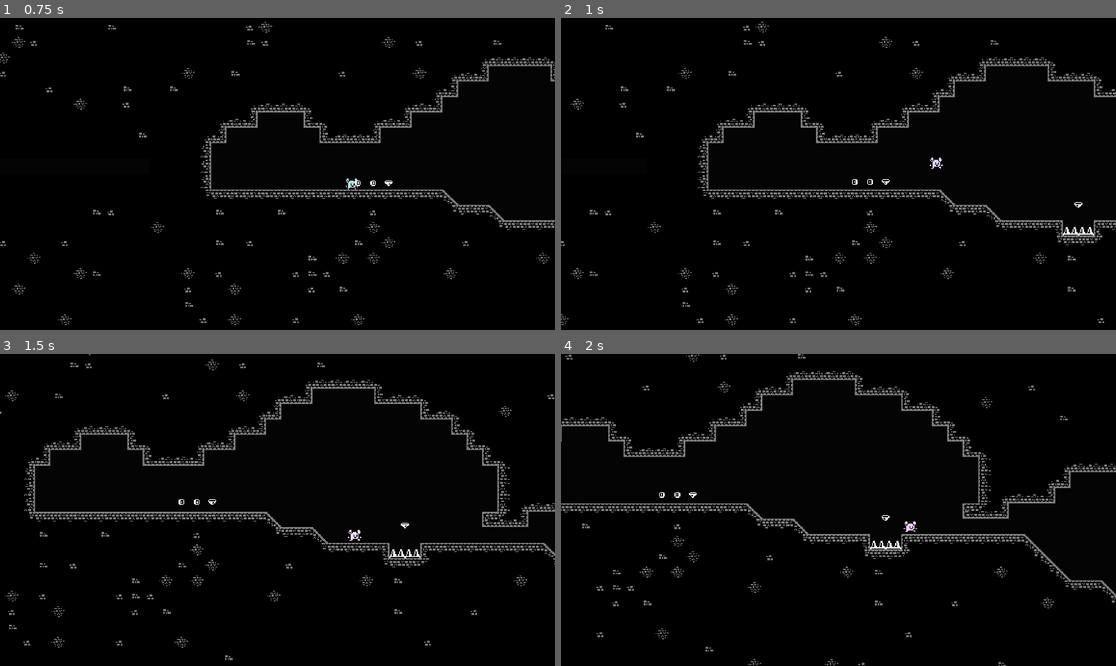
Above: before the commit, frames 1-4 (two rows, left to right).
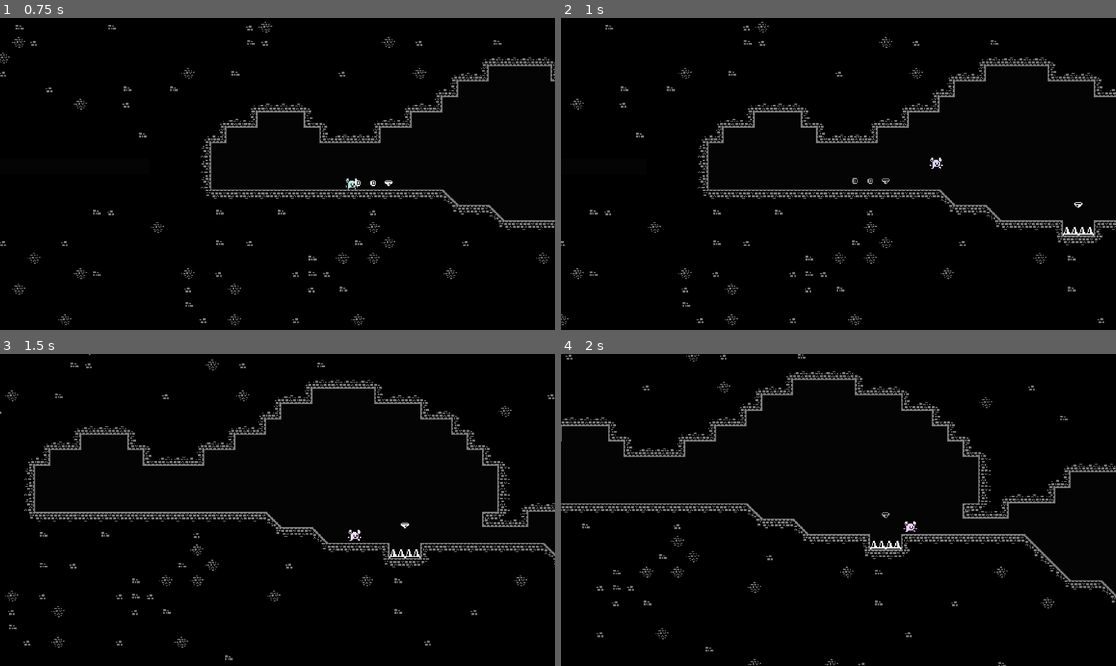
Above: after the commit, the same moments.

Repository: jlzeng-i-got-locked-out-of-rokky258/ColorBlind
Game: Godot game, scene res://assets/Scenes/World.tscn
Two runs of this game, one before a commit and one after it. Both use one fixed random seed, a clock stepped at 60 frames per second and the inputs below.
Inputs:
- Up to frame 1 (0.75 s): hold D (move_right) from 0.53 s (still down); tap Shift (move_dash) at 0.6 s
- Up to frame 2 (1 s): keep holding D (move_right); tap Space (move_jump) at 0.77 s
- Up to frame 3 (1.5 s): keep holding D (move_right); tap Shift (move_dash) at 1.35 s
- Up to frame 4 (2 s): keep holding D (move_right); tap Space (move_jump) at 1.52 s

Frame 1 is identical in both runs. In frame 2, less than 0.1% of the frame differs, in the area x 52-60%, y 51-54%; in frame 3, less than 0.1%; in frame 4, less than 0.1%, in the area x 17-60%, y 44-54%.

Commit message:
Coin collection

Diff:
--- a/assets/Scenes/Coin.tscn
+++ b/assets/Scenes/Coin.tscn
@@ -18,3 +18,4 @@
 texture = ExtResource( 1 )
 region_enabled = true
 region_rect = Rect2( 352, 64, 16, 16 )
+[connection signal="body_entered" from="Area2D" to="." method="_on_Area2D_body_entered"]
--- a/assets/Scenes/Diamond.tscn
+++ b/assets/Scenes/Diamond.tscn
@@ -18,3 +18,4 @@
 texture = ExtResource( 1 )
 region_enabled = true
 region_rect = Rect2( 368, 64, 16, 16 )
+[connection signal="body_entered" from="Area2D" to="." method="_on_Area2D_body_entered"]
--- a/assets/Scripts/Coin.gd
+++ b/assets/Scripts/Coin.gd
@@ -4,9 +4,25 @@
 var flip_counter = 0
 onready var yStart = position.y
 
+export var value = 1
+
+var collected = false
+
 func _process(delta):
 	flip_counter += delta
-	position.y = yStart + (sin(Global.time * 3) * 2)
 	if flip_counter > FLIP_TIME:
 		$Sprite.flip_h = !$Sprite.flip_h
 		flip_counter = 0
+	if collected:
+		position.y -= 10 * delta
+		if position.y > (yStart + 5):
+			queue_free()
+		modulate.a -= delta * 2
+	else:
+		position.y = yStart + (sin(Global.time * 3) * 2)
+
+
+func _on_Area2D_body_entered(body):
+	Global.collectCoin(value)
+	FLIP_TIME = 0.15
+	collected = true
--- a/assets/Scripts/Global.gd
+++ b/assets/Scripts/Global.gd
@@ -5,6 +5,8 @@
 var time = 0
 
 var deaths = 0
+
+var score = 0
 
 func _ready():
 	pass
@@ -14,9 +16,14 @@
 	time += delta
 
 
+func collectCoin(value):
+	score += value
+
+
 func killPlayer():
 	player.die()
 	deaths += 1
 
+
 func getDeaths():
 	return deaths
